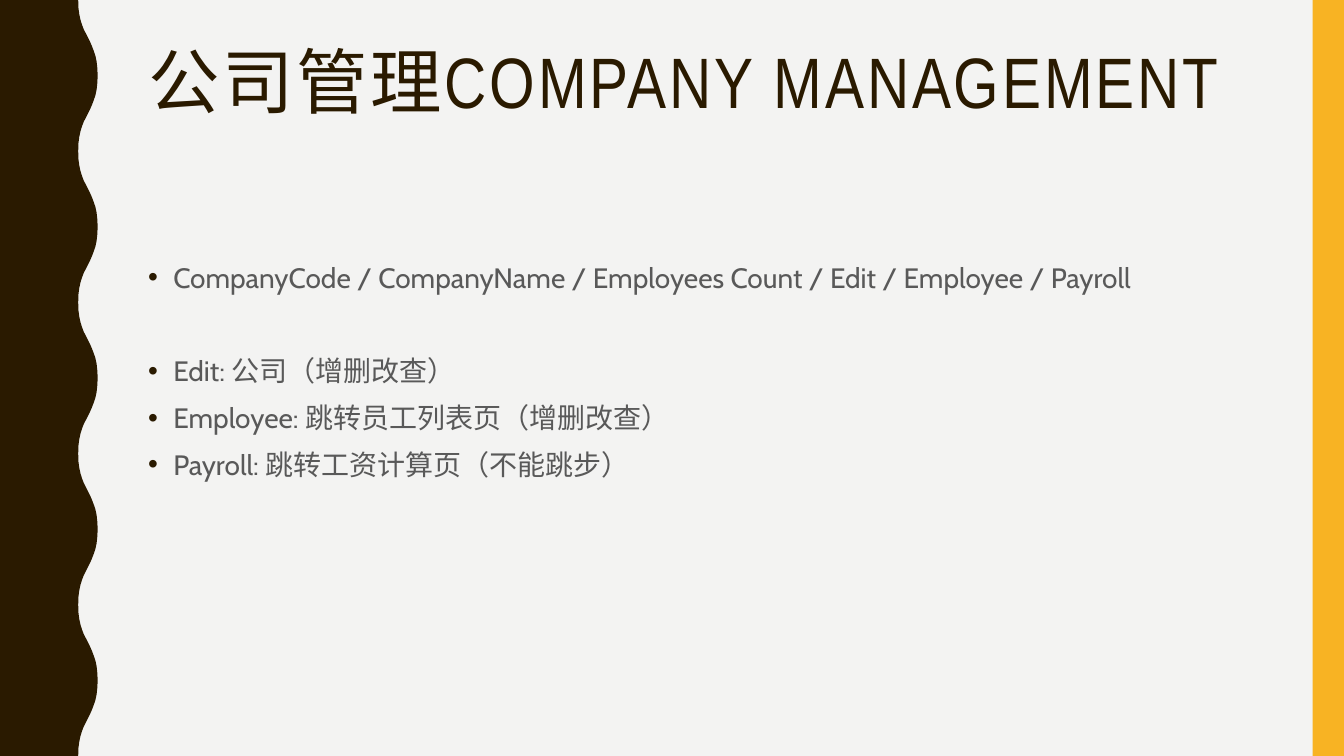
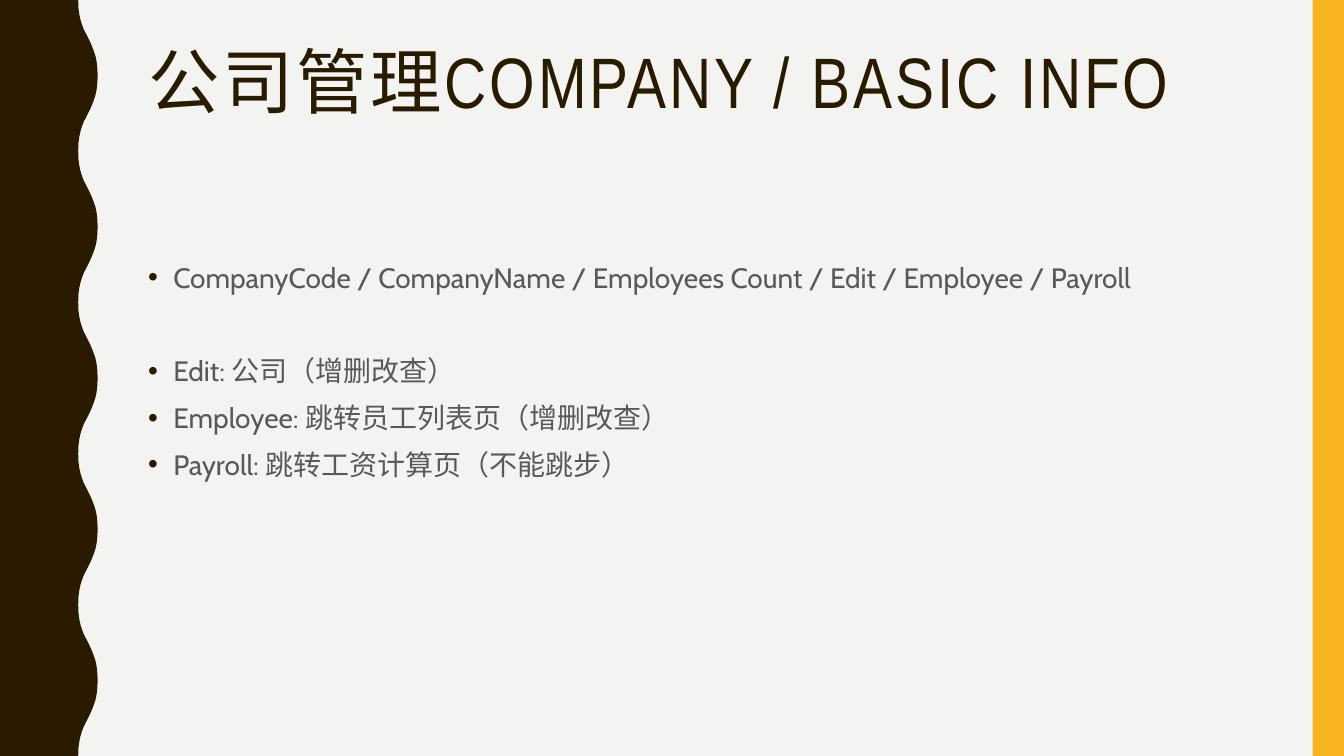
Before and after one commit to payrolls/payrolls.github.io, a slide deck: slide 8 of doc/Payroll Web UI.pptx (slide 6 before the commit). Drawn at 1344x756 pixels with LibreOffice and Linux fonts; fonts in the diff are those of the drawing. Boxes give left, top, right and bottom in pixels: in the first picture for what was removed or moved away, otherwise in the second. Text is boxed around its words. In the diff, an @@ line names an element or a change of style, - is before the commit and + after.

```diff
--- a/doc/Payroll Web UI.pptx
+++ b/doc/Payroll Web UI.pptx
@@ title at [148, 48, 1168, 114]: text changed @@
-公司管理COMPANY MANAGEMENT
+公司管理COMPANY / BASIC INFO
```
Also in this commit, not shown: 5 other slides changed, 5 slides added.
